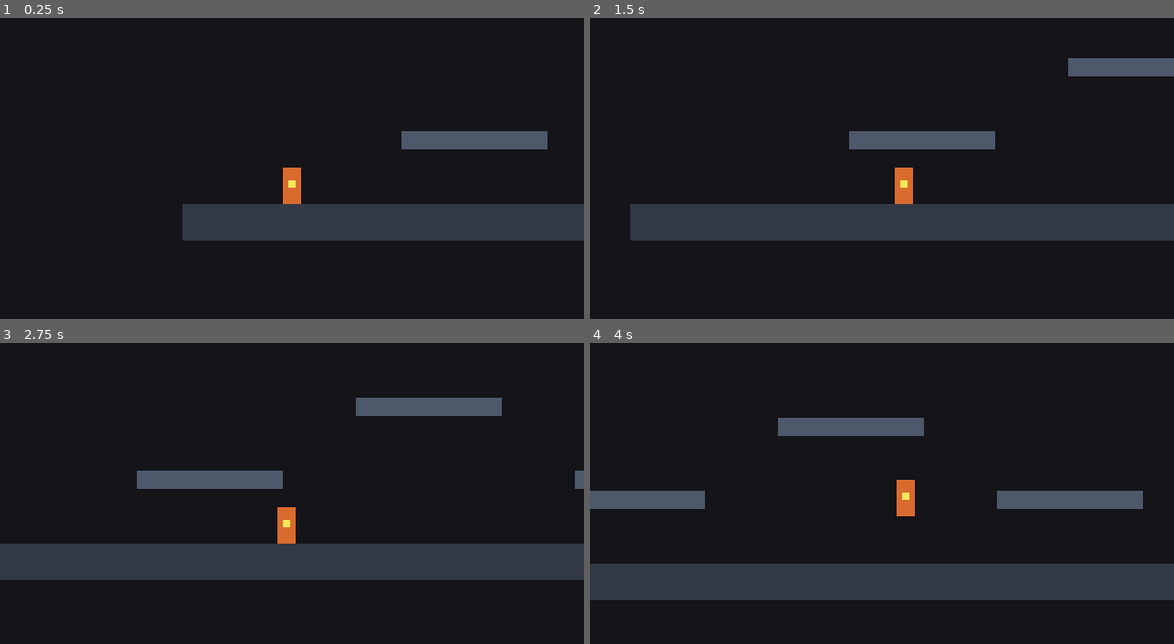
Above: before the commit, frames 1-4 (two rows, left to right).
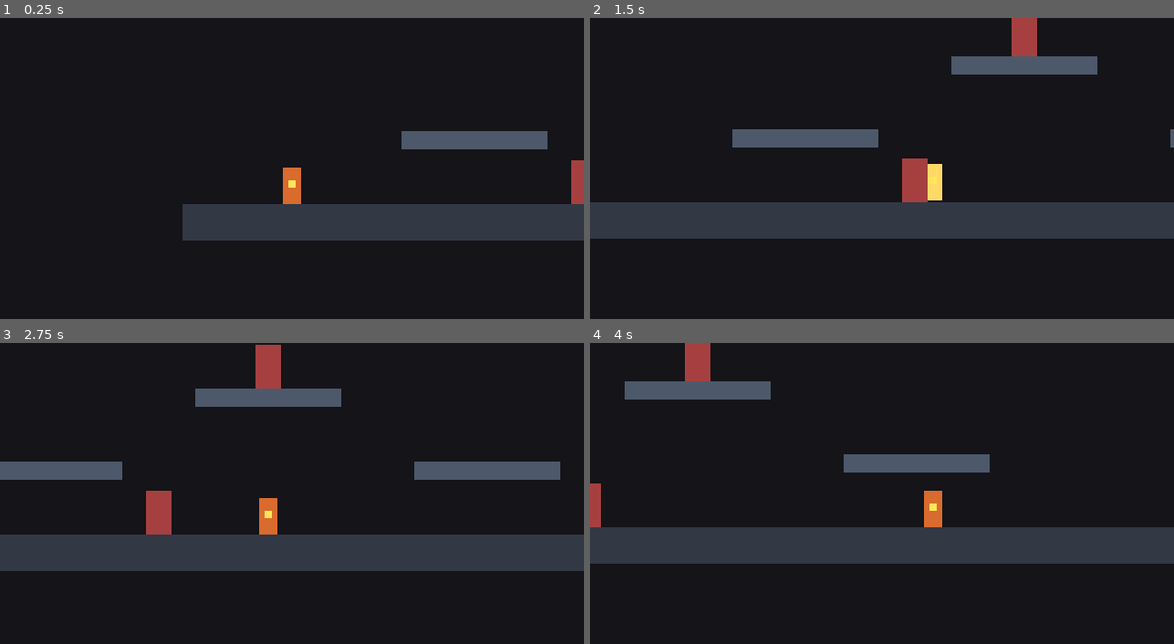
Above: after the commit, the same moments.

Repository: ParjanyaReddy/TheLastWick
Game: Godot game, scene res://scenes/test/test_level.tscn
Two runs of this game, one before a commit and one after it. Both use one fixed random seed, a clock stepped at 60 frames per second and the inputs below.
Inputs:
- Up to frame 1 (0.25 s): no input
- Up to frame 2 (1.5 s): hold D (move_right) from 0.53 s (still down); tap J (attack) at 0.6 s; tap Space (jump) at 0.77, 1.07 s; tap Shift (dash) at 0.8, 1.35 s
- Up to frame 3 (2.75 s): tap Space (jump) at 1.52, 1.82, 2.3 s; tap K (spell) at 1.55, 2.1 s; release D (move_right) at 2.03 s; hold A (move_left) from 2.03 s (still down)
- Up to frame 4 (4 s): release A (move_left) at 2.78 s; hold D (move_right) from 2.78 s (still down); tap Space (jump) at 2.85, 3.02, 3.32, 3.77 s; tap J (attack) at 3.05, 3.6 s; tap Shift (dash) at 3.8 s

The runs differ from the first frame. In frame 1, 0.3% of the frame differs, in the area x 97-100%, y 47-62%; in frame 2, 8.2%; in frame 3, 15%; in frame 4, 33%, in the area x 0-100%, y 0-86%.

Commit message:
M2: Components and Combat Core - 3-hit combo, up-slash, down-strike bounce, training dummy, hit-stop, and damage numbers

Diff:
--- /dev/null
+++ b/autoload/juice.gd
@@ -0,0 +1,28 @@
+extends Node
+
+var shake_strength: float = 0.0
+var shake_decay: float = 15.0
+
+func _process(delta: float) -> void:
+	if shake_strength > 0.0:
+		shake_strength = max(shake_strength - shake_decay * delta, 0.0)
+		var camera = get_viewport().get_camera_2d()
+		if camera:
+			camera.offset = Vector2(
+				randf_range(-shake_strength, shake_strength),
+				randf_range(-shake_strength, shake_strength)
+			)
+	else:
+		var camera = get_viewport().get_camera_2d()
+		if camera and camera.offset != Vector2.ZERO:
+			camera.offset = Vector2.ZERO
+
+func hit_stop(duration_seconds: float = 0.05, time_scale: float = 0.05) -> void:
+	Engine.time_scale = time_scale
+	# ignore_time_scale=true so timer runs in real time
+	await get_tree().create_timer(duration_seconds * time_scale, true, false, true).timeout
+	Engine.time_scale = 1.0
+
+func screen_shake(strength: float = 2.5, decay: float = 15.0) -> void:
+	shake_strength = max(shake_strength, strength)
+	shake_decay = decay
--- a/project.godot
+++ b/project.godot
@@ -13,6 +13,10 @@
 config/name="The Last Wick"
 run/main_scene="res://scenes/test/test_level.tscn"
 config/features=PackedStringArray("4.7", "GL Compatibility")
+
+[autoload]
+
+Juice="*res://autoload/juice.gd"
 
 [display]
 
--- /dev/null
+++ b/scenes/fx/damage_number.tscn
@@ -0,0 +1,16 @@
+[gd_scene format=3]
+
+[ext_resource type="Script" path="res://scripts/fx/damage_number.gd" id="1_dmg"]
+
+[node name="DamageNumber" type="Node2D"]
+script = ExtResource("1_dmg")
+
+[node name="Label" type="Label" parent="."]
+offset_left = -20.0
+offset_top = -10.0
+offset_right = 20.0
+offset_bottom = 10.0
+theme_override_font_sizes/font_size = 10
+text = "15"
+horizontal_alignment = 1
+vertical_alignment = 1
--- a/scenes/player/player.tscn
+++ b/scenes/player/player.tscn
@@ -1,9 +1,13 @@
 [gd_scene format=3]
 
 [ext_resource type="Script" path="res://scripts/player.gd" id="1_player"]
+[ext_resource type="Script" path="res://scripts/components/hitbox.gd" id="2_hitbox"]
 
 [sub_resource type="RectangleShape2D" id="RectangleShape2D_1"]
 size = Vector2(10, 20)
+
+[sub_resource type="RectangleShape2D" id="RectangleShape2D_sword"]
+size = Vector2(20, 16)
 
 [node name="Player" type="CharacterBody2D"]
 collision_layer = 2
@@ -27,6 +31,23 @@
 offset_bottom = 1.0
 color = Color(1, 0.9, 0.35, 1)
 
+[node name="SwordHitbox" type="Area2D" parent="."]
+collision_layer = 8
+collision_mask = 4
+script = ExtResource("2_hitbox")
+
+[node name="CollisionShape2D" type="CollisionShape2D" parent="SwordHitbox"]
+position = Vector2(12, 0)
+shape = SubResource("RectangleShape2D_sword")
+
+[node name="SwordVisual" type="ColorRect" parent="SwordHitbox"]
+visible = false
+offset_left = 2.0
+offset_top = -8.0
+offset_right = 22.0
+offset_bottom = 8.0
+color = Color(1, 0.95, 0.7, 0.85)
+
 [node name="Camera2D" type="Camera2D" parent="."]
 position_smoothing_enabled = true
 position_smoothing_speed = 8.0
--- a/scenes/test/test_level.tscn
+++ b/scenes/test/test_level.tscn
@@ -1,6 +1,7 @@
 [gd_scene format=3]
 
 [ext_resource type="PackedScene" path="res://scenes/player/player.tscn" id="1_player_scene"]
+[ext_resource type="PackedScene" path="res://scenes/test/training_dummy.tscn" id="2_dummy_scene"]
 
 [sub_resource type="RectangleShape2D" id="RectangleShape2D_floor"]
 size = Vector2(640, 20)
@@ -79,3 +80,9 @@
 
 [node name="Player" parent="." instance=ExtResource("1_player_scene")]
 position = Vector2(60, 140)
+
+[node name="TrainingDummyGround" parent="." instance=ExtResource("2_dummy_scene")]
+position = Vector2(220, 148)
+
+[node name="TrainingDummyPlatform" parent="." instance=ExtResource("2_dummy_scene")]
+position = Vector2(280, 68)
--- /dev/null
+++ b/scenes/test/training_dummy.tscn
@@ -0,0 +1,39 @@
+[gd_scene format=3]
+
+[ext_resource type="Script" path="res://scripts/test/training_dummy.gd" id="1_dummy"]
+[ext_resource type="Script" path="res://scripts/components/health.gd" id="2_health"]
+[ext_resource type="Script" path="res://scripts/components/hurtbox.gd" id="3_hurtbox"]
+
+[sub_resource type="RectangleShape2D" id="RectangleShape2D_body"]
+size = Vector2(14, 24)
+
+[sub_resource type="RectangleShape2D" id="RectangleShape2D_hurt"]
+size = Vector2(16, 26)
+
+[node name="TrainingDummy" type="CharacterBody2D"]
+collision_layer = 4
+collision_mask = 1
+script = ExtResource("1_dummy")
+
+[node name="CollisionShape2D" type="CollisionShape2D" parent="."]
+shape = SubResource("RectangleShape2D_body")
+
+[node name="DummyBody" type="ColorRect" parent="."]
+offset_left = -7.0
+offset_top = -12.0
+offset_right = 7.0
+offset_bottom = 12.0
+color = Color(0.65, 0.25, 0.25, 1)
+
+[node name="Health" type="Node" parent="."]
+script = ExtResource("2_health")
+max_hp = 999.0
+
+[node name="Hurtbox" type="Area2D" parent="." node_paths=PackedStringArray("health")]
+collision_layer = 4
+collision_mask = 0
+script = ExtResource("3_hurtbox")
+health = NodePath("../Health")
+
+[node name="CollisionShape2D" type="CollisionShape2D" parent="Hurtbox"]
+shape = SubResource("RectangleShape2D_hurt")
--- /dev/null
+++ b/scripts/components/health.gd
@@ -0,0 +1,23 @@
+class_name Health extends Node
+
+signal damaged(amount: float, hit: HitData)
+signal healed(amount: float)
+signal died
+
+@export var max_hp: float = 100.0
+var hp: float = 100.0
+
+func _ready() -> void:
+	hp = max_hp
+
+func take_damage(hit: HitData) -> void:
+	if hp <= 0.0:
+		return
+	hp = max(hp - hit.damage, 0.0)
+	damaged.emit(hit.damage, hit)
+	if hp <= 0.0:
+		died.emit()
+
+func heal(amount: float) -> void:
+	hp = min(hp + amount, max_hp)
+	healed.emit(amount)
--- /dev/null
+++ b/scripts/components/hit_data.gd
@@ -0,0 +1,7 @@
+class_name HitData extends RefCounted
+
+var damage: float = 0.0
+var source: StringName = &"attack"   # &"attack", &"spell", &"dash", &"burn", &"enemy"
+var knockback: Vector2 = Vector2.ZERO
+var is_crit: bool = false
+var attacker: Node = null
--- /dev/null
+++ b/scripts/components/hitbox.gd
@@ -0,0 +1,31 @@
+class_name Hitbox extends Area2D
+
+signal hit_registered(target: Hurtbox, hit: HitData)
+
+var hit_data: HitData = null
+var hit_targets: Array[Hurtbox] = []
+
+func _ready() -> void:
+	area_entered.connect(_on_area_entered)
+	set_active(false)
+
+func start_attack(data: HitData) -> void:
+	hit_data = data
+	hit_targets.clear()
+	set_active(true)
+
+func end_attack() -> void:
+	set_active(false)
+	hit_targets.clear()
+
+func set_active(active: bool) -> void:
+	set_deferred("monitoring", active)
+	set_deferred("monitorable", active)
+
+func _on_area_entered(area: Area2D) -> void:
+	if area is Hurtbox and hit_data != null:
+		var target: Hurtbox = area as Hurtbox
+		if not hit_targets.has(target):
+			hit_targets.append(target)
+			target.receive_hit(hit_data)
+			hit_registered.emit(target, hit_data)
--- /dev/null
+++ b/scripts/components/hurtbox.gd
@@ -0,0 +1,10 @@
+class_name Hurtbox extends Area2D
+
+signal hit_received(hit: HitData)
+
+@export var health: Health
+
+func receive_hit(hit: HitData) -> void:
+	hit_received.emit(hit)
+	if health:
+		health.take_damage(hit)
--- /dev/null
+++ b/scripts/fx/damage_number.gd
@@ -0,0 +1,19 @@
+extends Node2D
+
+@onready var label: Label = $Label
+
+func setup(amount: float, is_crit: bool = false) -> void:
+	if not is_node_ready():
+		await ready
+	label.text = str(int(amount))
+	if is_crit:
+		label.modulate = Color(1.0, 0.85, 0.2, 1.0)
+		scale = Vector2(1.2, 1.2)
+	else:
+		label.modulate = Color(1.0, 1.0, 1.0, 1.0)
+
+	var tween := create_tween()
+	var target_pos := position + Vector2(randf_range(-8.0, 8.0), -20.0)
+	tween.tween_property(self, "position", target_pos, 0.45).set_trans(Tween.TRANS_QUAD).set_ease(Tween.EASE_OUT)
+	tween.parallel().tween_property(self, "modulate:a", 0.0, 0.45).set_delay(0.20)
+	tween.tween_callback(queue_free)
--- a/scripts/player.gd
+++ b/scripts/player.gd
@@ -1,5 +1,9 @@
 extends CharacterBody2D
 
+enum State { NORMAL, DASH, ATTACK }
+enum AttackType { SLASH_1, SLASH_2, SLASH_3, UP_SLASH, DOWN_STRIKE, AIR_SLASH }
+
+# Movement constants
 const SPEED := 120.0
 const ACCEL := 900.0
 const AIR_ACCEL := 700.0
@@ -9,34 +13,97 @@
 const FALL_MULT := 1.5
 const MAX_FALL := 380.0
 const JUMP_CUT := 0.45
-const COYOTE_TIME := 0.10
-const JUMP_BUFFER := 0.10
-
+const COYOTE_TIME := 0.12
+const JUMP_BUFFER := 0.15
+
+# Dash constants
+const DASH_SPEED := 300.0
+const DASH_DURATION := 0.16
+const DASH_COOLDOWN := 0.40
+const DASH_IFRAMES := 0.12
+const LONG_JUMP_SPEED := 270.0
+
+# Combat constants
+const COMBO_RESET_TIME := 0.38
+
+# State variables
+var current_state: State = State.NORMAL
+var facing_dir := 1.0
 var coyote := 0.0
 var jump_buffer := 0.0
 
+var dash_timer := 0.0
+var dash_cooldown_timer := 0.0
+var dash_dir := 1.0
+var can_air_dash := true
+var dash_started_on_ground := false
+var is_invulnerable := false
+
+# Attack variables
+var current_attack_type: AttackType = AttackType.SLASH_1
+var combo_step := 0
+var combo_timer := 0.0
+var attack_duration := 0.0
+var attack_timer := 0.0
+var attack_can_cancel := false
+
+@onready var body_color: ColorRect = $BodyColor
+@onready var sword_hitbox: Hitbox = $SwordHitbox
+@onready var sword_shape: CollisionShape2D = $SwordHitbox/CollisionShape2D
+@onready var sword_visual: ColorRect = $SwordHitbox/SwordVisual
+
 func _ready() -> void:
 	add_to_group("player")
+	if sword_hitbox:
+		sword_hitbox.hit_registered.connect(_on_sword_hit_registered)
 
 func _physics_process(delta: float) -> void:
+	# Timers countdown
+	coyote = max(coyote - delta, 0.0)
+	jump_buffer = max(jump_buffer - delta, 0.0)
+	dash_cooldown_timer = max(dash_cooldown_timer - delta, 0.0)
+	combo_timer = max(combo_timer - delta, 0.0)
+	if combo_timer <= 0.0:
+		combo_step = 0
+
+	# Global jump buffer
+	if Input.is_action_just_pressed("jump"):
+		jump_buffer = JUMP_BUFFER
+
+	match current_state:
+		State.NORMAL:
+			_process_normal(delta)
+		State.DASH:
+			_process_dash(delta)
+		State.ATTACK:
+			_process_attack(delta)
+
+	move_and_slide()
+
+func _process_normal(delta: float) -> void:
 	var dir := Input.get_axis("move_left", "move_right")
 	if dir != 0.0:
-		var accel := ACCEL if is_on_floor() else AIR_ACCEL
-		velocity.x = move_toward(velocity.x, dir * SPEED, accel * delta)
-	else:
-		velocity.x = move_toward(velocity.x, 0.0, FRICTION * delta)
-
-	if not is_on_floor():
+		facing_dir = sign(dir)
+		if is_on_floor():
+			velocity.x = move_toward(velocity.x, dir * SPEED, ACCEL * delta)
+		else:
+			if sign(velocity.x) == dir and abs(velocity.x) > SPEED:
+				velocity.x = move_toward(velocity.x, dir * SPEED, 160.0 * delta)
+			else:
+				velocity.x = move_toward(velocity.x, dir * SPEED, AIR_ACCEL * delta)
+	else:
+		var f := FRICTION if is_on_floor() else 250.0
+		velocity.x = move_toward(velocity.x, 0.0, f * delta)
+
+	# Gravity & floor reset
+	if is_on_floor():
+		coyote = COYOTE_TIME
+		can_air_dash = true
+	else:
 		var g := GRAVITY * (FALL_MULT if velocity.y > 0.0 else 1.0)
 		velocity.y = min(velocity.y + g * delta, MAX_FALL)
-		coyote = max(coyote - delta, 0.0)
-	else:
-		coyote = COYOTE_TIME
-
-	jump_buffer = max(jump_buffer - delta, 0.0)
-	if Input.is_action_just_pressed("jump"):
-		jump_buffer = JUMP_BUFFER
-
+
+	# Jump
 	if jump_buffer > 0.0 and coyote > 0.0:
 		velocity.y = JUMP_VELOCITY
 		jump_buffer = 0.0
@@ -45,4 +112,149 @@
 	if Input.is_action_just_released("jump") and velocity.y < 0.0:
 		velocity.y *= JUMP_CUT
 
-	move_and_slide()
+	# Dash trigger
+	if Input.is_action_just_pressed("dash") and dash_cooldown_timer <= 0.0:
+		if is_on_floor() or can_air_dash:
+			_start_dash(dir)
+			return
+
+	# Attack trigger
+	if Input.is_action_just_pressed("attack"):
+		_start_attack()
+
+func _start_dash(input_dir: float) -> void:
+	current_state = State.DASH
+	dash_timer = DASH_DURATION
+	dash_cooldown_timer = DASH_COOLDOWN
+	dash_dir = sign(input_dir) if input_dir != 0.0 else facing_dir
+	dash_started_on_ground = is_on_floor() or coyote > 0.0
+
+	velocity.y = 0.0
+	velocity.x = dash_dir * DASH_SPEED
+
+	if not is_on_floor():
+		can_air_dash = false
+
+	is_invulnerable = true
+	if body_color:
+		body_color.color = Color(1.0, 0.85, 0.4, 1.0)
+
+func _process_dash(delta: float) -> void:
+	dash_timer -= delta
+	velocity.x = dash_dir * DASH_SPEED
+	velocity.y = 0.0
+
+	# Dash-Jump cancel
+	if jump_buffer > 0.0 and dash_started_on_ground:
+		velocity.y = JUMP_VELOCITY
+		velocity.x = dash_dir * LONG_JUMP_SPEED
+		jump_buffer = 0.0
+		coyote = 0.0
+		_end_dash()
+		return
+
+	if dash_timer <= (DASH_DURATION - DASH_IFRAMES):
+		is_invulnerable = false
+
+	if dash_timer <= 0.0:
+		_end_dash()
+
+func _end_dash() -> void:
+	current_state = State.NORMAL
+	is_invulnerable = false
+	if body_color:
+		body_color.color = Color(0.85, 0.42, 0.18, 1.0)
+
+# ==================== COMBAT CORE ====================
+
+func _start_attack() -> void:
+	current_state = State.ATTACK
+	attack_can_cancel = false
+
+	var hit := HitData.new()
+	hit.attacker = self
+
+	# Determine attack type based on direction and grounded state
+	if Input.is_action_pressed("move_up"):
+		current_attack_type = AttackType.UP_SLASH
+		hit.damage = 15.0
+		attack_duration = 0.20
+		_setup_sword_hitbox(Vector2(0, -15), Vector2(22, 18), Vector2(-11, -24))
+	elif not is_on_floor() and Input.is_action_pressed("move_down"):
+		current_attack_type = AttackType.DOWN_STRIKE
+		hit.damage = 15.0
+		attack_duration = 0.22
+		_setup_sword_hitbox(Vector2(0, 15), Vector2(22, 18), Vector2(-11, 6))
+	elif not is_on_floor():
+		current_attack_type = AttackType.AIR_SLASH
+		hit.damage = 12.0
+		attack_duration = 0.18
+		_setup_sword_hitbox(Vector2(facing_dir * 14, 0), Vector2(20, 16), Vector2(2 if facing_dir > 0 else -22, -8))
+	else:
+		# 3-Hit Ground Combo
+		combo_step = (combo_step % 3) + 1
+		combo_timer = COMBO_RESET_TIME
+		match combo_step:
+			1:
+				current_attack_type = AttackType.SLASH_1
+				hit.damage = 15.0
+				attack_duration = 0.18
+				velocity.x = facing_dir * 40.0
+			2:
+				current_attack_type = AttackType.SLASH_2
+				hit.damage = 15.0
+				attack_duration = 0.18
+				velocity.x = facing_dir * 40.0
+			3:
+				current_attack_type = AttackType.SLASH_3
+				hit.damage = 25.0
+				hit.knockback = Vector2(facing_dir * 180.0, -80.0)
+				attack_duration = 0.24
+				velocity.x = facing_dir * 90.0
+
+		_setup_sword_hitbox(Vector2(facing_dir * 14, 0), Vector2(22, 16), Vector2(3 if facing_dir > 0 else -25, -8))
+
+	attack_timer = attack_duration
+	sword_hitbox.start_attack(hit)
+	sword_visual.visible = true
+
+func _setup_sword_hitbox(shape_pos: Vector2, shape_size: Vector2, visual_pos: Vector2) -> void:
+	var rect_shape := sword_shape.shape as RectangleShape2D
+	if rect_shape:
+		rect_shape.size = shape_size
+	sword_shape.position = shape_pos
+
+	sword_visual.position = visual_pos
+	sword_visual.size = shape_size
+
+func _process_attack(delta: float) -> void:
+	attack_timer -= delta
+
+	# Apply gentle gravity if in air during attack
+	if not is_on_floor():
+		velocity.y = min(velocity.y + GRAVITY * delta, MAX_FALL)
+	else:
+		velocity.x = move_toward(velocity.x, 0.0, FRICTION * delta)
+
+	# Last 30% of swing can be cancelled by Dash
+	if attack_timer <= attack_duration * 0.35:
+		attack_can_cancel = true
+		if Input.is_action_just_pressed("dash") and dash_cooldown_timer <= 0.0:
+			_end_attack()
+			var dir := Input.get_axis("move_left", "move_right")
+			_start_dash(dir)
+			return
+
+	if attack_timer <= 0.0:
+		_end_attack()
+
+func _end_attack() -> void:
+	current_state = State.NORMAL
+	sword_hitbox.end_attack()
+	sword_visual.visible = false
+
+func _on_sword_hit_registered(_target: Hurtbox, hit: HitData) -> void:
+	# Down-strike bounce mechanic:
+	if current_attack_type == AttackType.DOWN_STRIKE:
+		velocity.y = JUMP_VELOCITY * 0.95
+		can_air_dash = true # Down-strike hit refreshes air dash!
--- /dev/null
+++ b/scripts/test/training_dummy.gd
@@ -0,0 +1,33 @@
+extends CharacterBody2D
+
+@onready var health: Health = $Health
+@onready var hurtbox: Hurtbox = $Hurtbox
+@onready var sprite: ColorRect = $DummyBody
+const DAMAGE_NUMBER_SCENE = preload("res://scenes/fx/damage_number.tscn")
+
+var original_color: Color = Color(0.65, 0.25, 0.25, 1.0)
+
+func _ready() -> void:
+	hurtbox.hit_received.connect(_on_hit_received)
+	health.died.connect(_on_died)
+	original_color = sprite.color
+
+func _on_hit_received(hit: HitData) -> void:
+	# Trigger Juice hit-stop and screen shake
+	Juice.hit_stop(0.04)
+	Juice.screen_shake(hit.damage * 0.12)
+
+	# Spawn floating damage number
+	var dmg_num = DAMAGE_NUMBER_SCENE.instantiate()
+	get_parent().add_child(dmg_num)
+	dmg_num.global_position = global_position + Vector2(0, -18)
+	dmg_num.setup(hit.damage, hit.is_crit)
+
+	# Flash white
+	sprite.color = Color(1.0, 1.0, 1.0, 1.0)
+	var tween = create_tween()
+	tween.tween_property(sprite, "color", original_color, 0.10)
+
+func _on_died() -> void:
+	# Dummy never stays dead - resets HP for endless training
+	health.hp = health.max_hp
Not shown, added: autoload/juice.gd.uid
Not shown, added: scripts/components/health.gd.uid
Not shown, added: scripts/components/hit_data.gd.uid
Not shown, added: scripts/components/hitbox.gd.uid
Not shown, added: scripts/components/hurtbox.gd.uid
Not shown, added: scripts/fx/damage_number.gd.uid
Not shown, added: scripts/test/training_dummy.gd.uid
Not shown, added: memory.md
